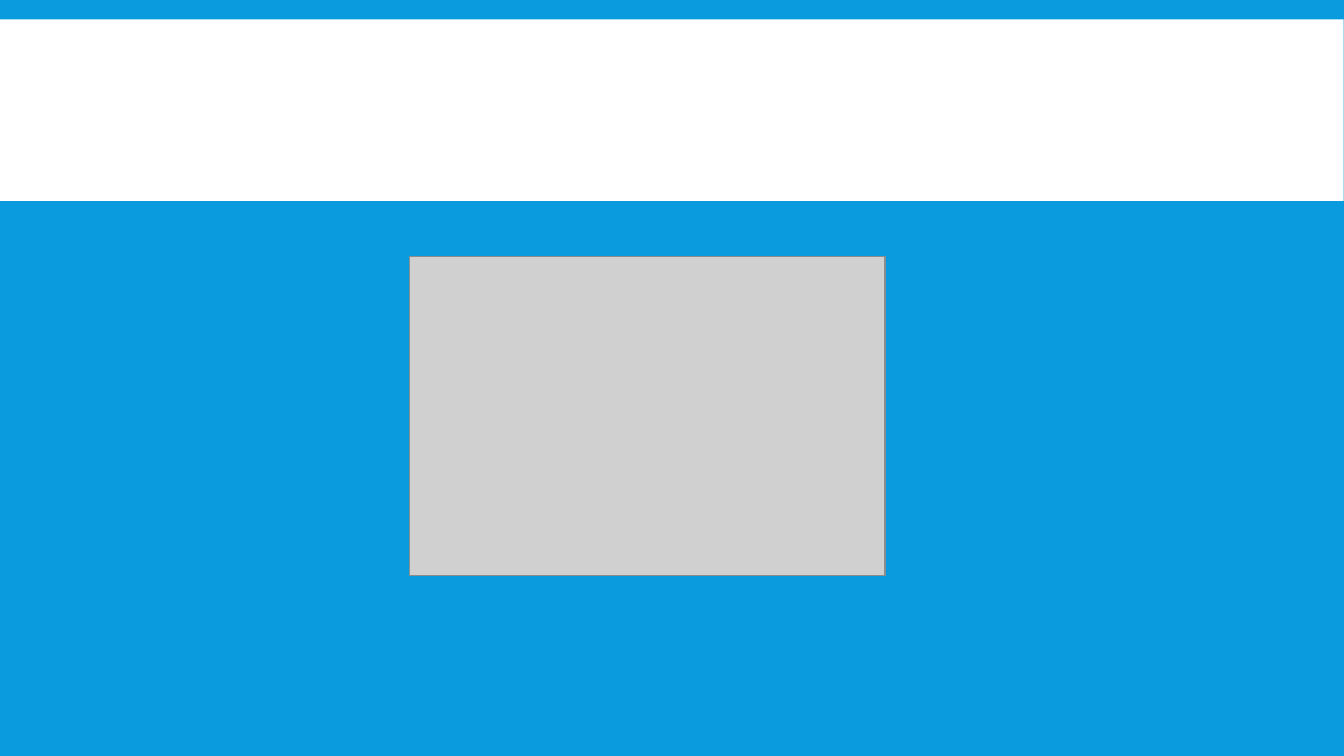
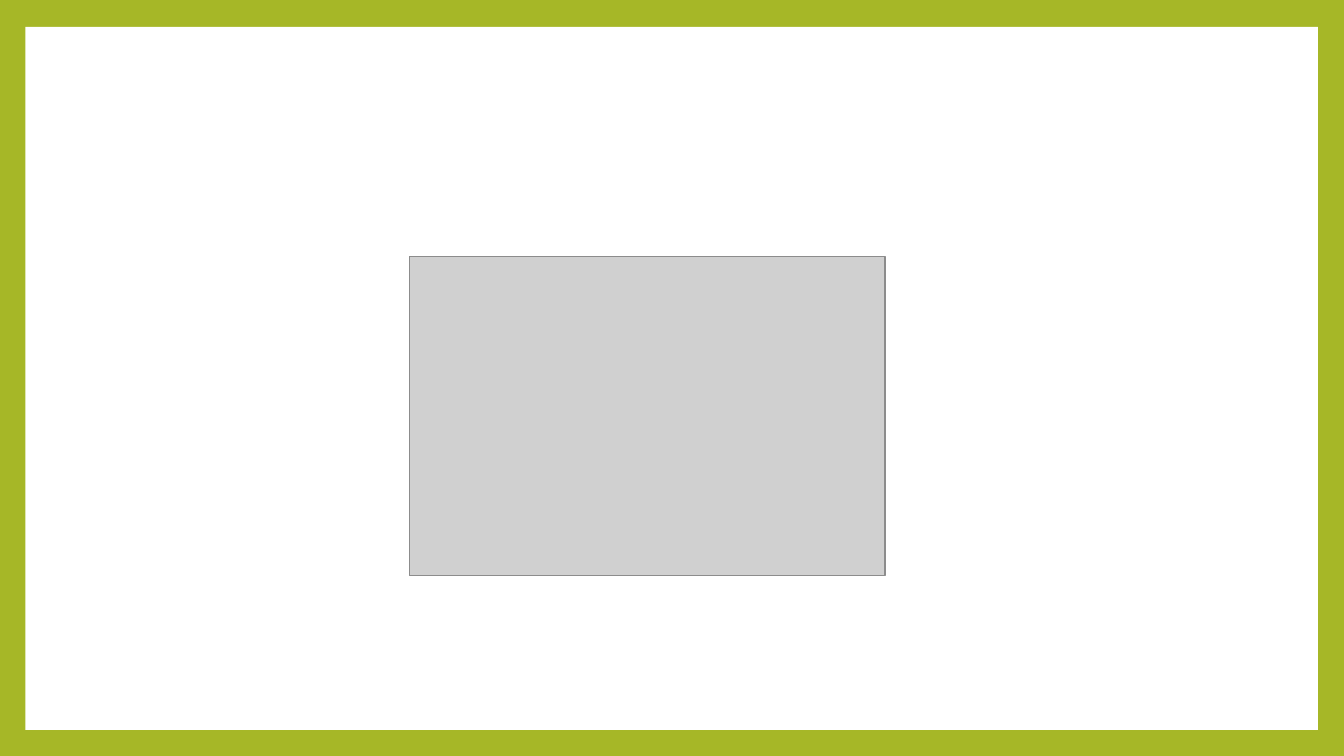
Before and after one commit to ramimhossain12/Java-Programming-Tutorial-OOP-Exercises, a slide deck: slide 6 of java tutarial for OOP/Object and Classes1.pptx. Drawn at 1344x756 pixels with LibreOffice and Linux fonts; fonts in the diff are those of the drawing; grey boxes stand for pictures. Boxes give left, top, right and bottom in pixels: in the first picture for what was removed or moved away, otherwise in the second. Text is boxed around its words. In the diff, an @@ line names an element or a change of style, - is before the commit and + after.

Commit message:
theme change

```diff
--- a/java tutarial for OOP/Object and Classes1.pptx
+++ b/java tutarial for OOP/Object and Classes1.pptx
@@ background #099BDD to #A6B727 @@
@@ rectangle: place and size @@
-rectangle at <box>0,19,1344,201</box>
+rectangle at <box>25,27,1318,730</box>
```
Also in this commit, not shown: 5 other slides changed.
